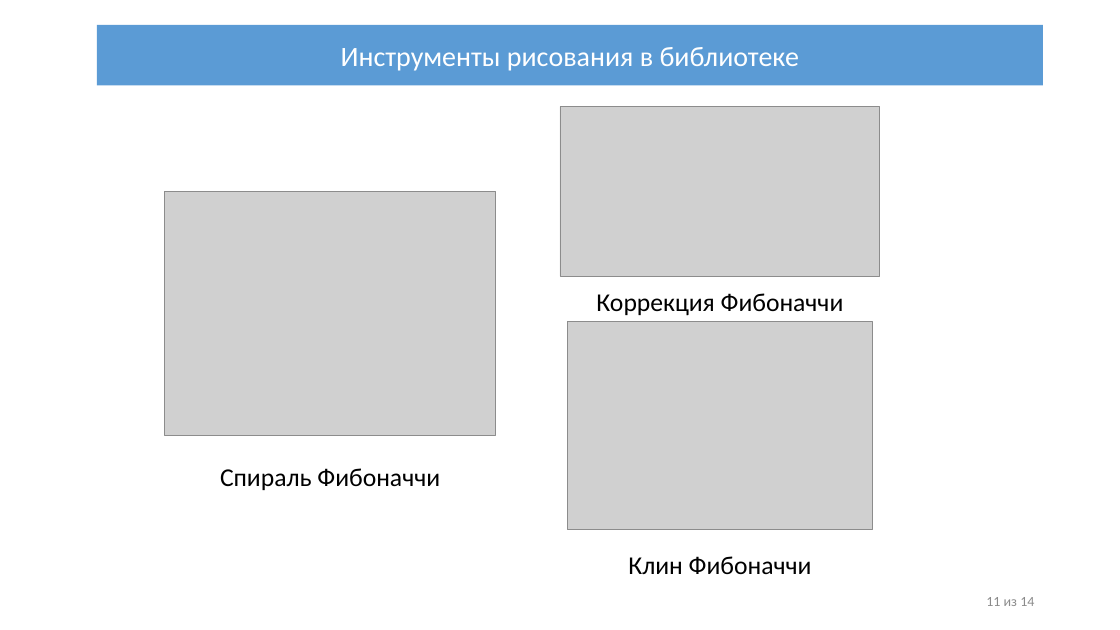
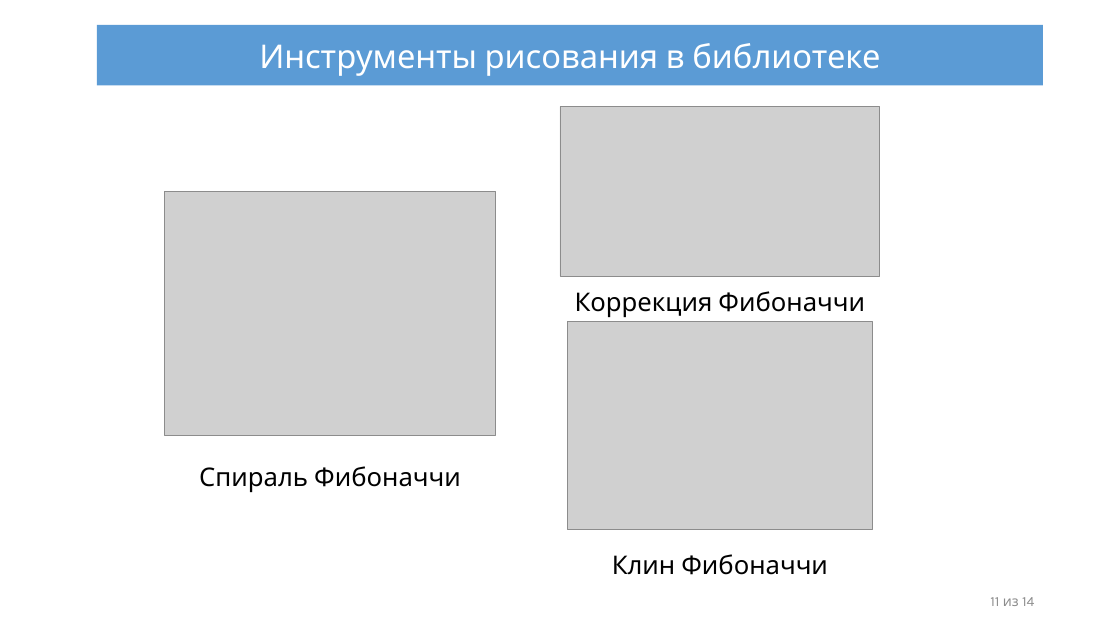
Before and after one commit to IliiaDenisov/masters-thesis, a slide deck: slide 10 of src/Презентация диплома.pptx (slide 11 before the commit). Drawn at 1120x630 pixels with LibreOffice and Linux fonts; fonts in the diff are those of the drawing; grey boxes stand for pictures. Boxes give left, top, right and bottom in pixels: in the first picture for what was removed or moved away, otherwise in the second. Text is boxed around its words. In the diff, an @@ line names an element or a change of style, - is before the commit and + after.

```diff
--- a/src/Презентация диплома.pptx
+++ b/src/Презентация диплома.pptx
@@ rectangle "Инструменты рисования в библиотеке" at [97, 25, 1043, 86]: size 24 to 28 pt, font Calibri to Karla @@
@@ font Calibri to Karla in 4 elements at [990, 597, 1034, 606], [575, 291, 865, 317], [199, 466, 461, 492], [612, 554, 828, 575] @@
```
Also in this commit, not shown: 12 other slides changed, 1 slide removed.
